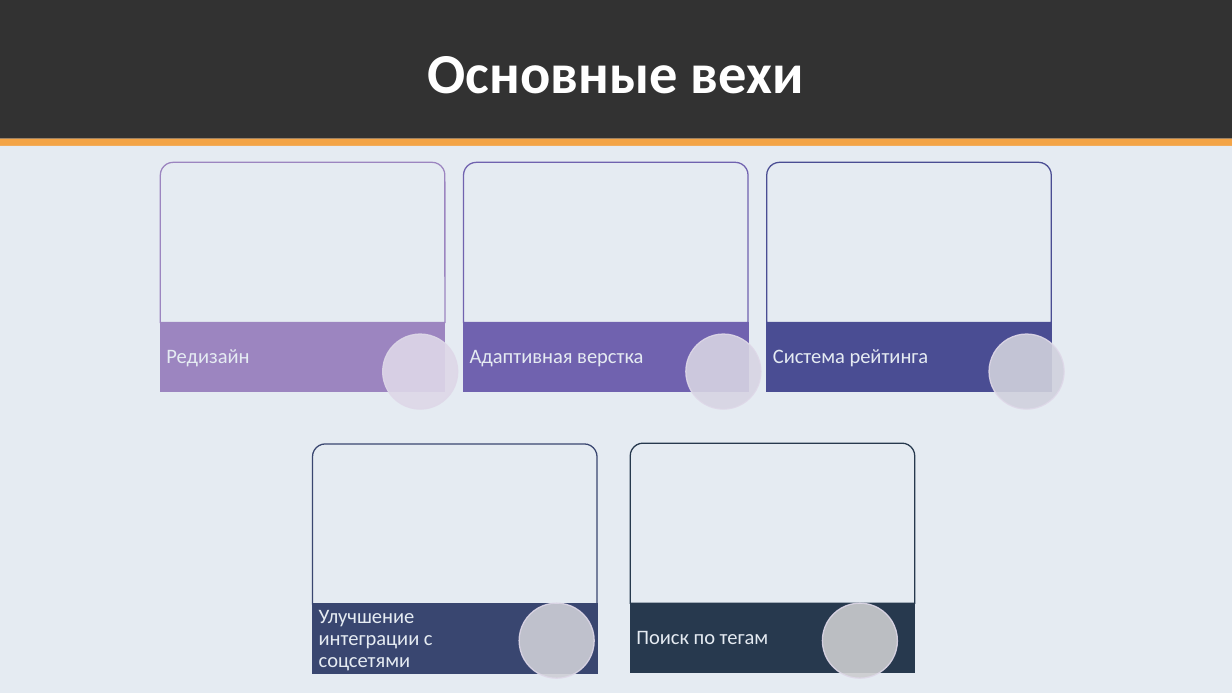
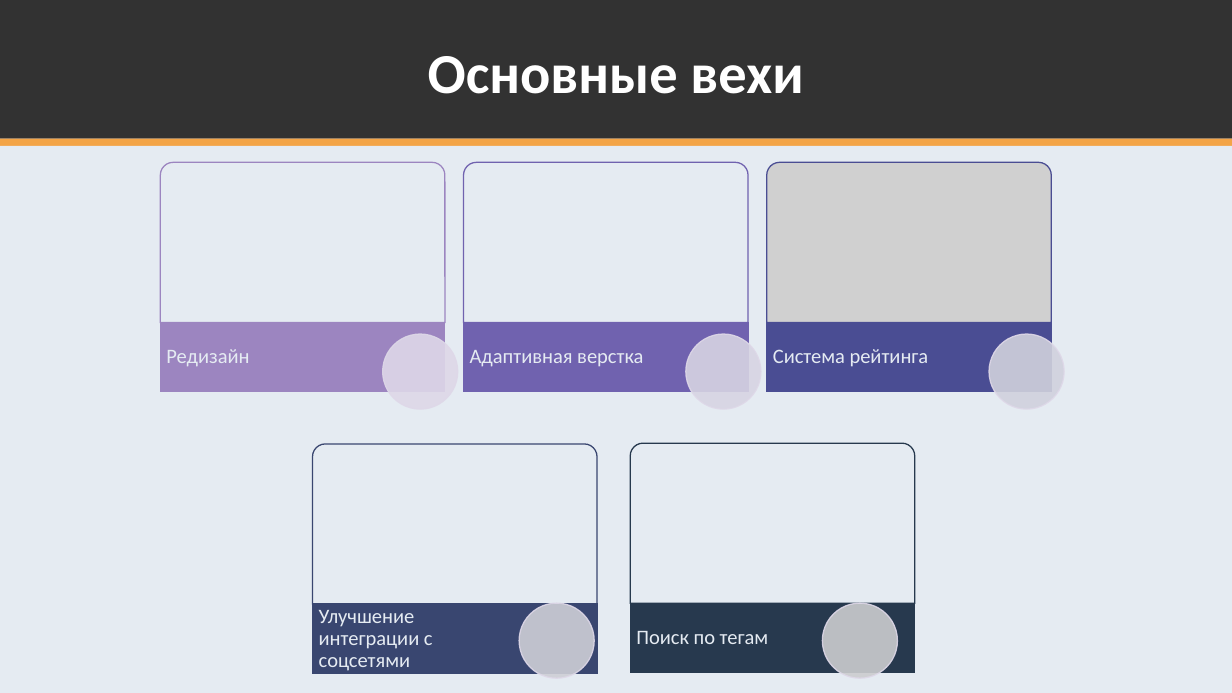
Before and after one commit to K224/TPKS, a slide deck: slide 17 of k224-docs/Presentazia_21_relis.pptx. Drawn at 1232x693 pixels with LibreOffice and Linux fonts; fonts in the diff are those of the drawing; grey boxes stand for pictures. Boxes give left, top, right and bottom in pixels: in the first picture for what was removed or moved away, otherwise in the second. Text is boxed around its words. In the diff, an @@ line names an element or a change of style, - is before the commit and + after.

```diff
--- a/k224-docs/Presentazia_21_relis.pptx
+++ b/k224-docs/Presentazia_21_relis.pptx
@@ round same rect removed at (x1=767, y1=163, x2=1052, y2=323) @@
@@ picture added at (x1=767, y1=163, x2=1052, y2=323) @@
```
Also in this commit, not shown: 1 other slide changed.
